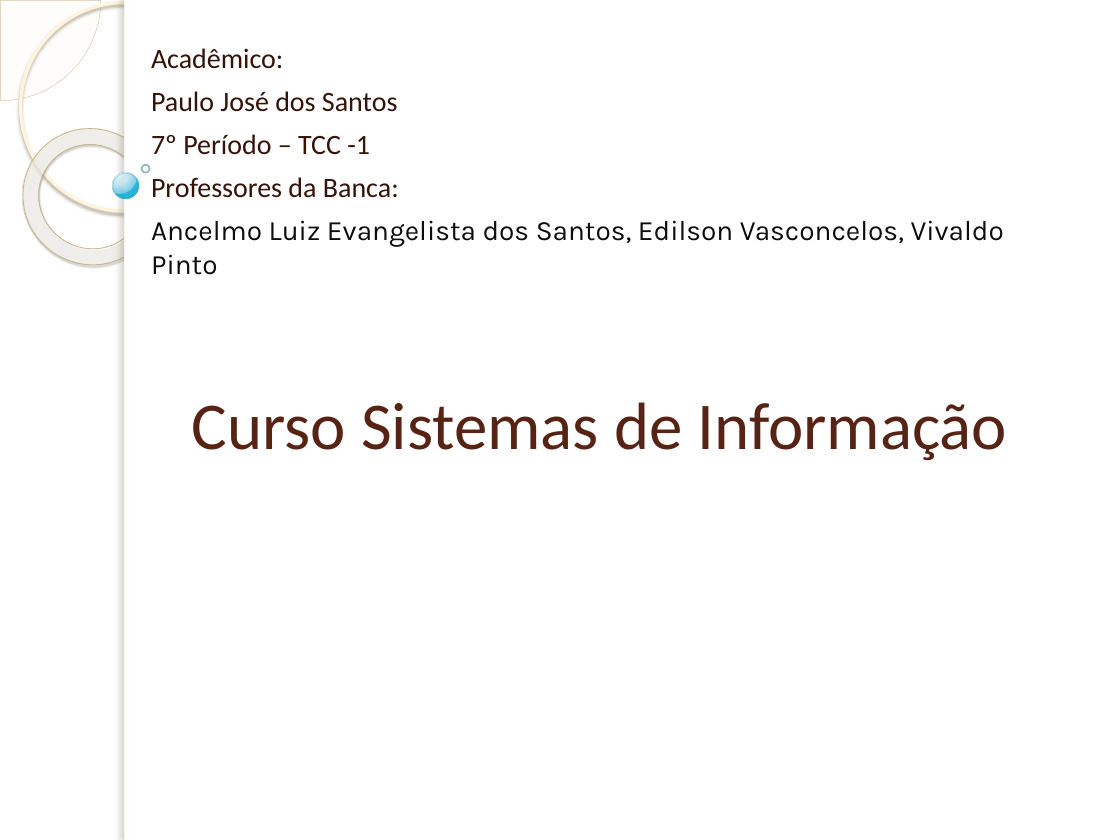
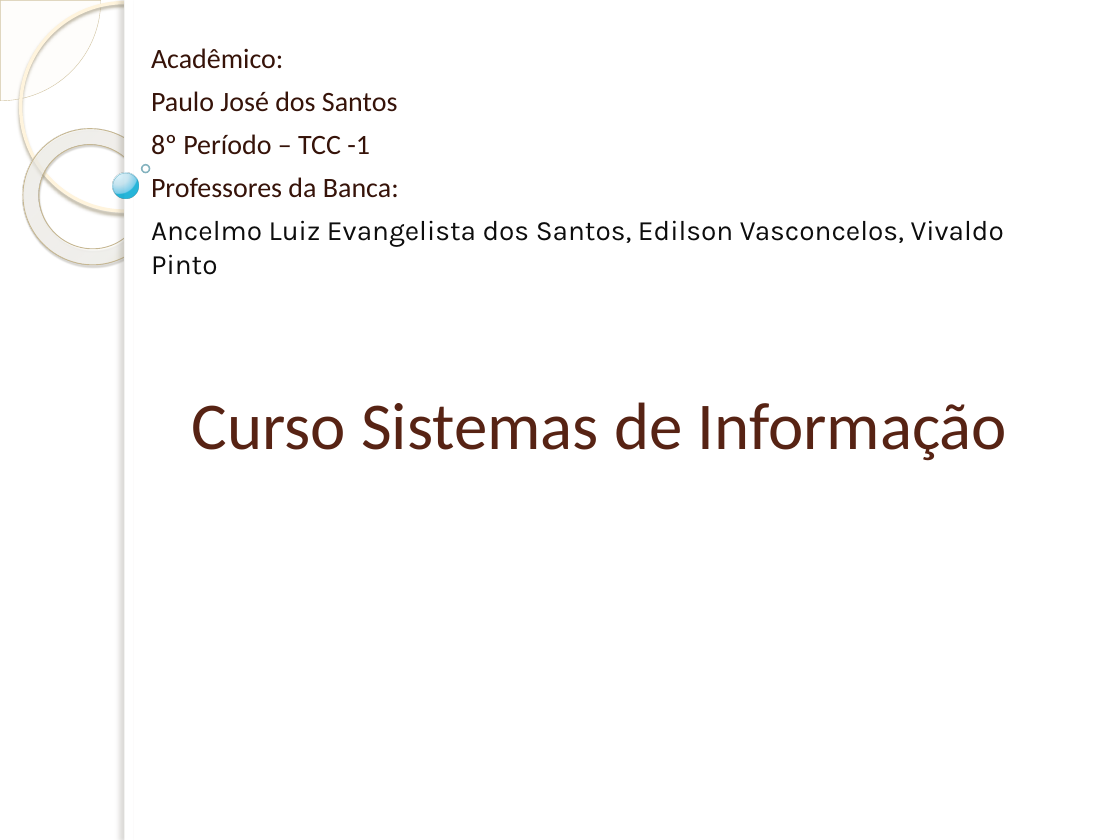
Before and after one commit to pjsantosp/PROJETOTCC, a slide deck: slide 1 of Apresentação TCC1 Paulo.pptx. Drawn at 1120x840 pixels with LibreOffice and Linux fonts; fonts in the diff are those of the drawing; background and template pictures are left out. Boxes give left, top, right and bottom in pixels: in the first picture for what was removed or moved away, otherwise in the second. Text is boxed around its words. In the diff, an @@ line names an element or a change of style, - is before the commit and + after.

```diff
--- a/Apresentação TCC1 Paulo.pptx
+++ b/Apresentação TCC1 Paulo.pptx
@@ subtitle at box(151, 134, 370, 155): text changed @@
-7º Período – TCC -1
+8º Período – TCC -1
```
Also in this commit, not shown: 16 other files.
